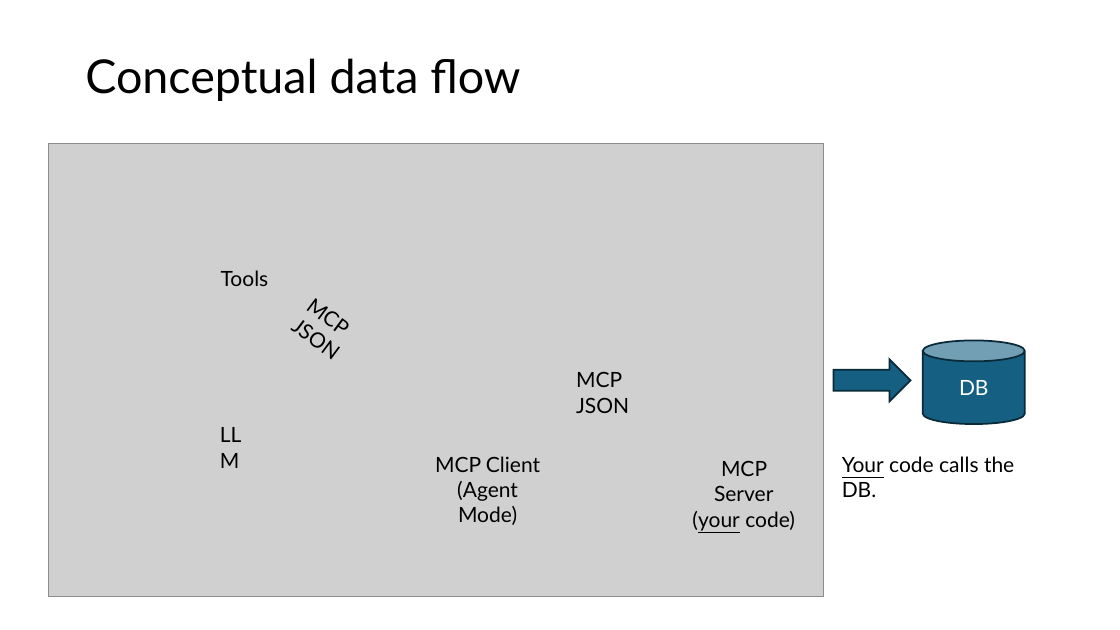
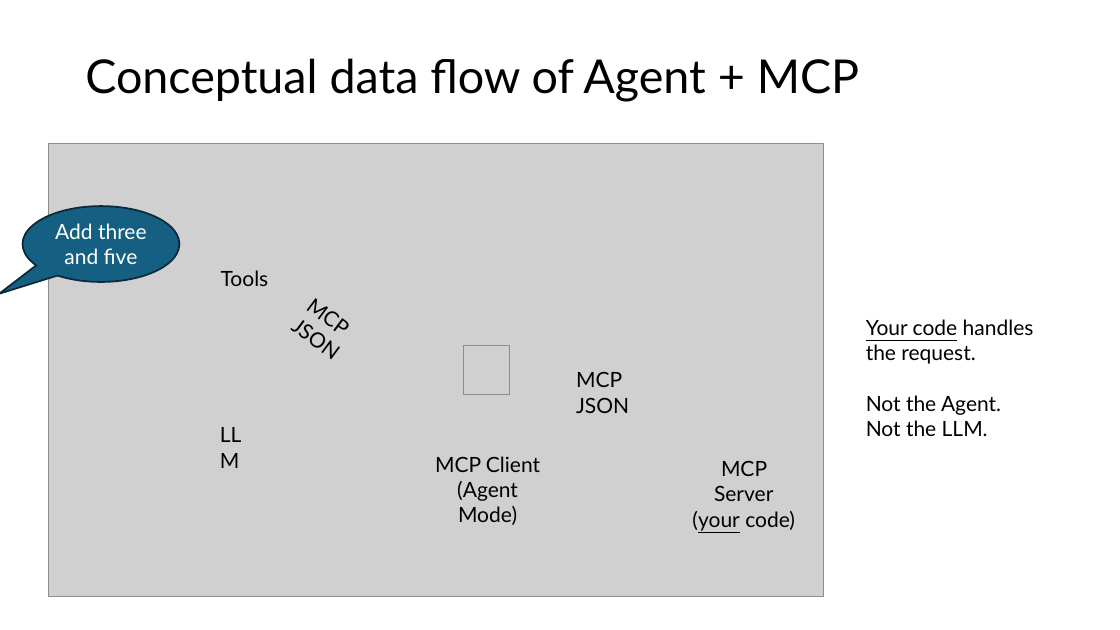
Before and after one commit to RHIT-CSSE/csse290-ai, a slide deck: slide 6 of ClassMaterials/Week9/MCP Servers.pptx. Drawn at 1120x630 pixels with LibreOffice and Linux fonts; fonts in the diff are those of the drawing; grey boxes stand for pictures. Boxes give left, top, right and bottom in pixels: in the first picture for what was removed or moved away, otherwise in the second. Text is boxed around its words. In the diff, an @@ line names an element or a change of style, - is before the commit and + after.

```diff
--- a/ClassMaterials/Week9/MCP Servers.pptx
+++ b/ClassMaterials/Week9/MCP Servers.pptx
@@ title at [85,58,859,102]: text changed @@
-Conceptual data flow
+Conceptual data flow of Agent + MCP
@@ speech bubble added at [23,206,180,281], fill #156082, outline #092A39 1.5 pt, 18 pt, text #FFFFFF @@
+Add three and five
@@ text added at [866,319,1034,436], 18 pt, text #000000 @@
+Your code handles
+the request.
+Not the Agent.
+Not the LLM.
@@ picture added at [464,346,509,395] @@
@@ cylinder removed at [923,340,1026,424] @@
-DB
@@ right arrow removed at [833,360,911,402] @@
@@ text removed at [842,456,1014,497] @@
-Your code calls the DB.
```
Also in this commit, not shown: 4 other slides changed.
